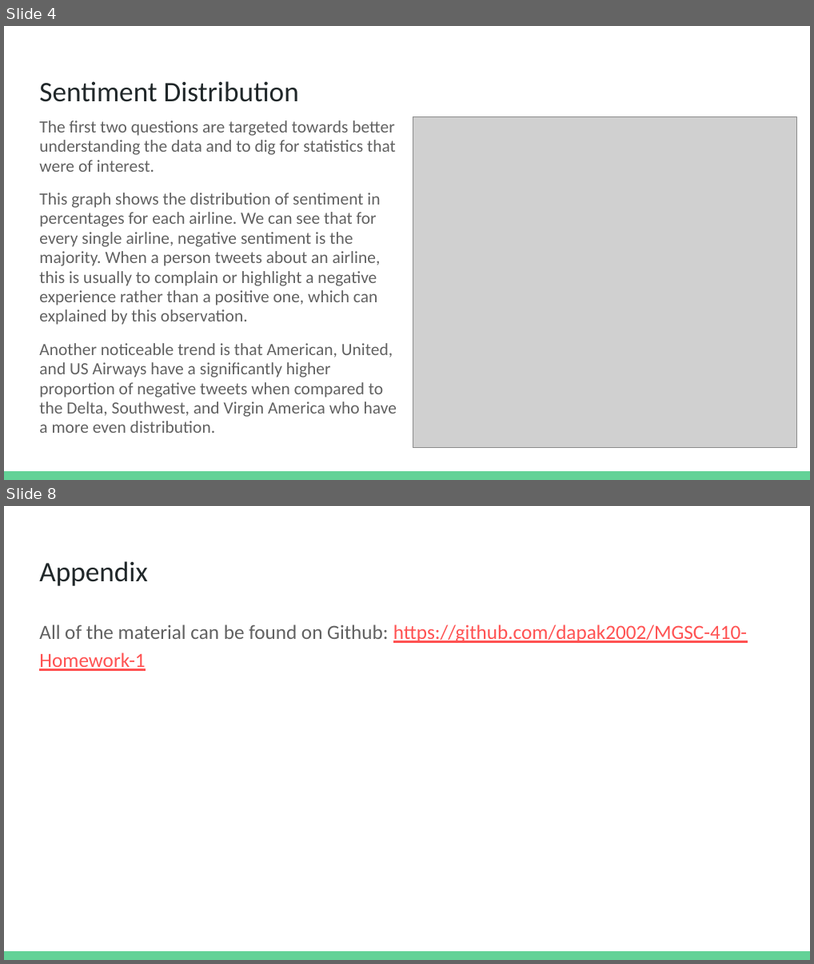
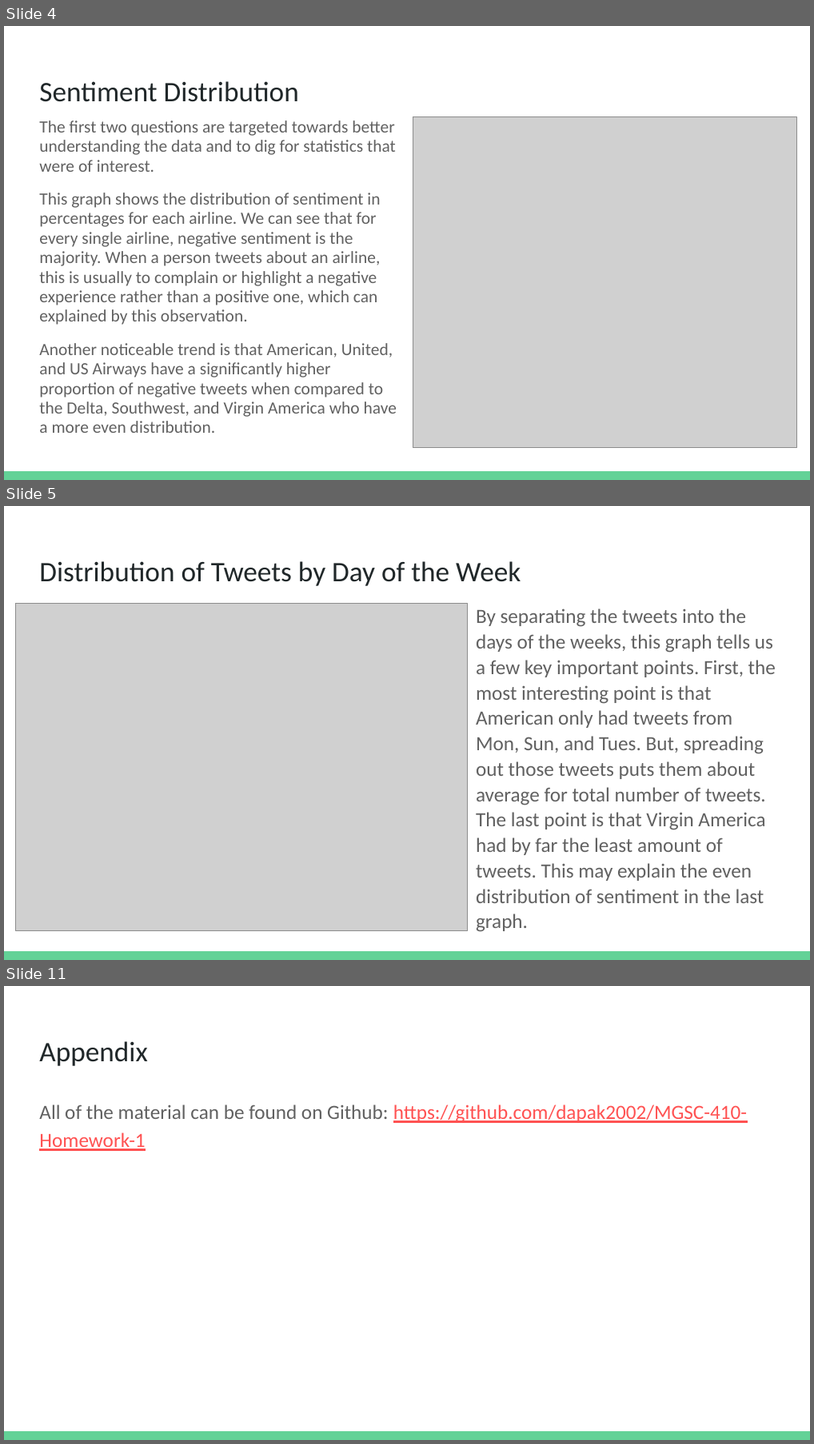
Before and after one commit to dapak2002/MGSC-410-Homework-1, a slide deck: MGSC-410 Homework 1.pptx. Shown one above the other, each under a label of ours: slides 4 and 8 before the commit, slides 4, 5 and 11 after it; the slides between them are not shown. The pictures are 814x964 and 814x1444 pixels, drawn with LibreOffice and Linux fonts; fonts in the diff are those of the drawing; grey boxes stand for pictures. Boxes give left, top, right and bottom in pixels: in the first picture for what was removed or moved away, otherwise in the second. Text is boxed around its words. In the diff, an @@ line names an element or a change of style, - is before the commit and + after.

Commit message:
Added more graphs

```diff
--- a/MGSC-410 Homework 1.pptx
+++ b/MGSC-410 Homework 1.pptx
@@ slide 5 added at [4,506,810,960], background #FFFFFF; not listed: 1 template element that a slide beside it also shows @@
@@ title added at [39,561,521,586], 25.2 pt, text #202729 @@
+Distribution of Tweets by Day of the Week
@@ picture added at [16,603,469,930] @@
@@ text added at [476,608,776,932], 18 pt, text #616161 @@
+By separating the tweets into the days of the weeks, this graph tells us a few key important points. First, the most interesting point is that American only had tweets from Mon, Sun, and Tues. But, spreading out those tweets puts them about average for total number of tweets. The last point is that Virgin America had by far the least amount of tweets. This may explain the even distribution of sentiment in the last graph.
@@ what was slide 8 is now slide 11 @@
```
Also in this commit, not shown: 3 slides changed, 2 other slides added, 1 other file.
